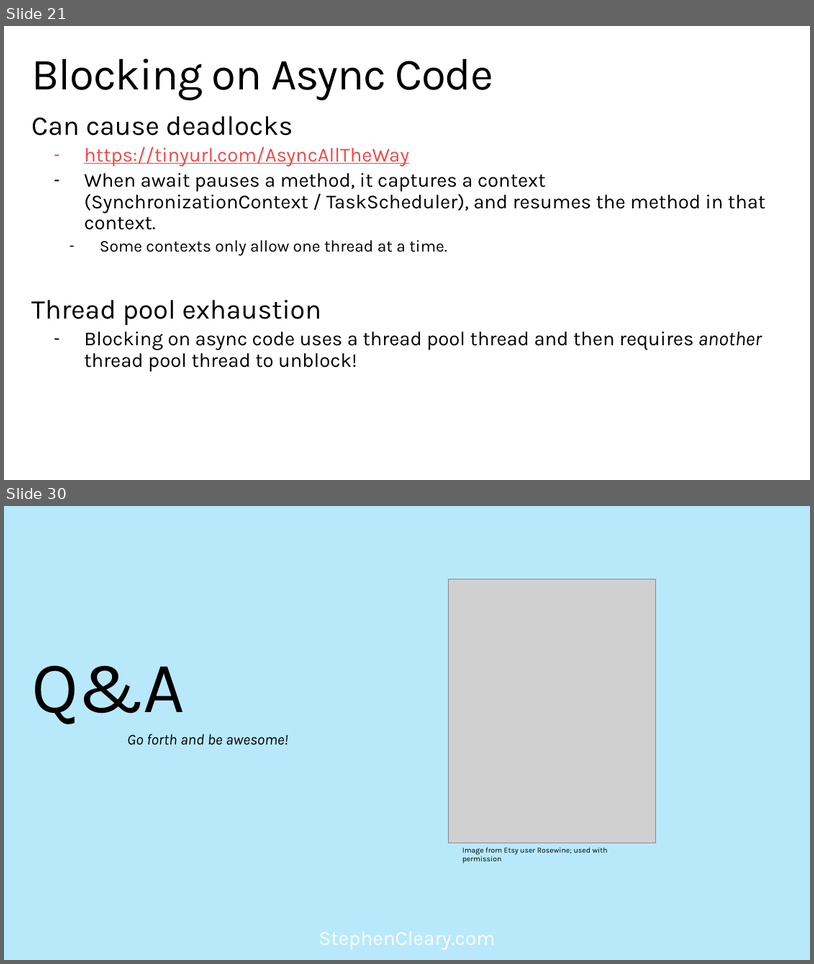
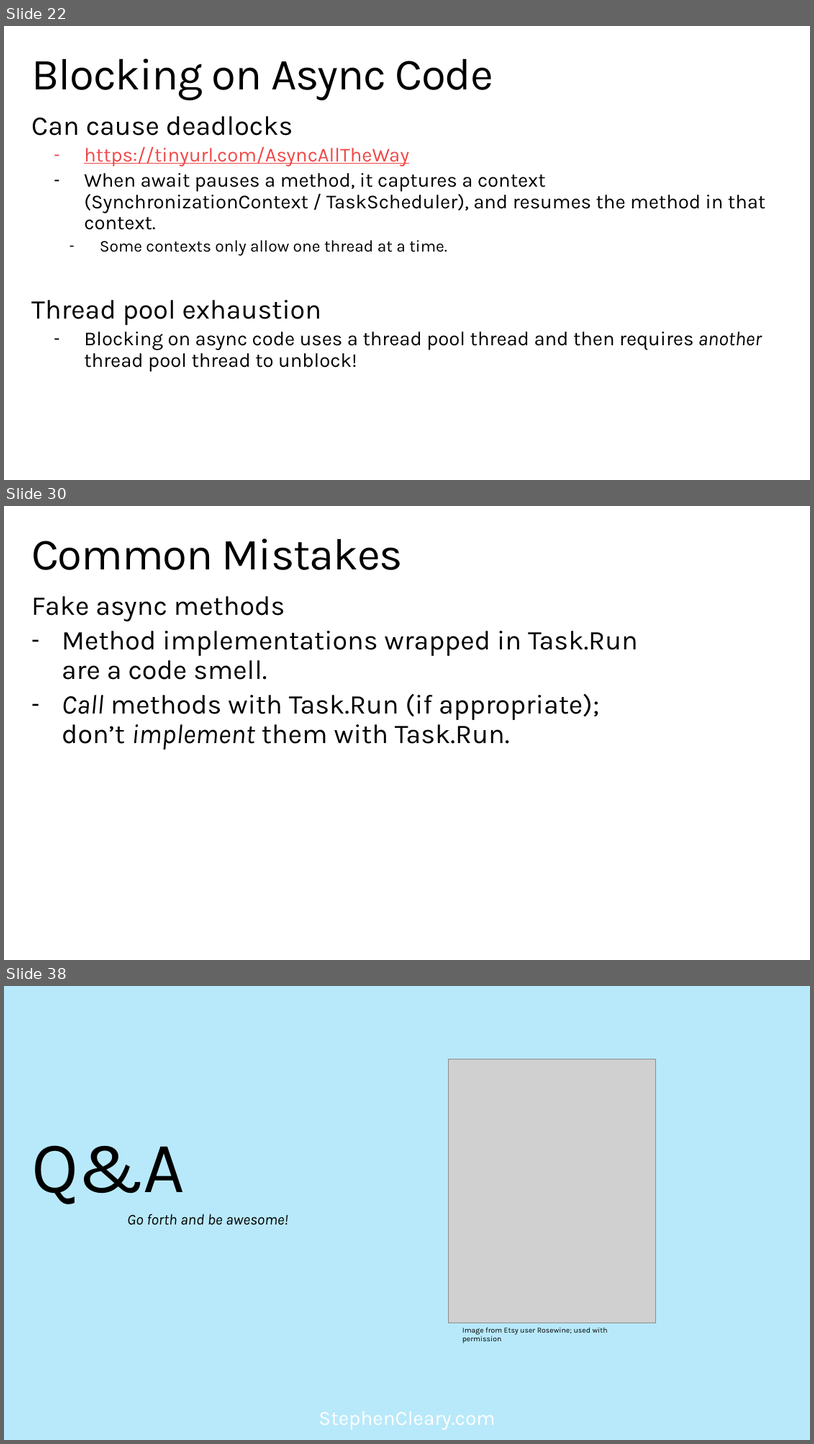
Before and after one commit to StephenCleary/Presentations, a slide deck: Async Pitfalls/Async Pitfalls.pptx. Shown one above the other, each under a label of ours: slides 21 and 30 before the commit, slides 22, 30 and 38 after it; the slides between them are not shown. The pictures are 814x964 and 814x1444 pixels, drawn with LibreOffice and Linux fonts; fonts in the diff are those of the drawing; grey boxes stand for pictures; background and template pictures are left out. Boxes give left, top, right and bottom in pixels: in the first picture for what was removed or moved away, otherwise in the second. Text is boxed around its words. In the diff, an @@ line names an element or a change of style, - is before the commit and + after.

```diff
--- a/Async Pitfalls/Async Pitfalls.pptx
+++ b/Async Pitfalls/Async Pitfalls.pptx
@@ slide 30 added at bbox=[4, 506, 810, 960], background picture (left out); not listed: 1 template element that a slide beside it also shows @@
@@ title added at bbox=[31, 538, 403, 570], 52.9 pt, text #000000 @@
+Common Mistakes
@@ text added at bbox=[31, 596, 638, 749], 32.4 pt, text #000000 @@
+Fake async methods
+– Method implementations wrapped in Task.Run
+  are a code smell.
+– Call methods with Task.Run (if appropriate);
+  don’t implement them with Task.Run.
@@ what was slide 21 is now slide 22 @@
@@ what was slide 30 is now slide 38 @@
```
Also in this commit, not shown: 7 slides changed, 15 other slides added, 8 slides removed, 4 other files.
